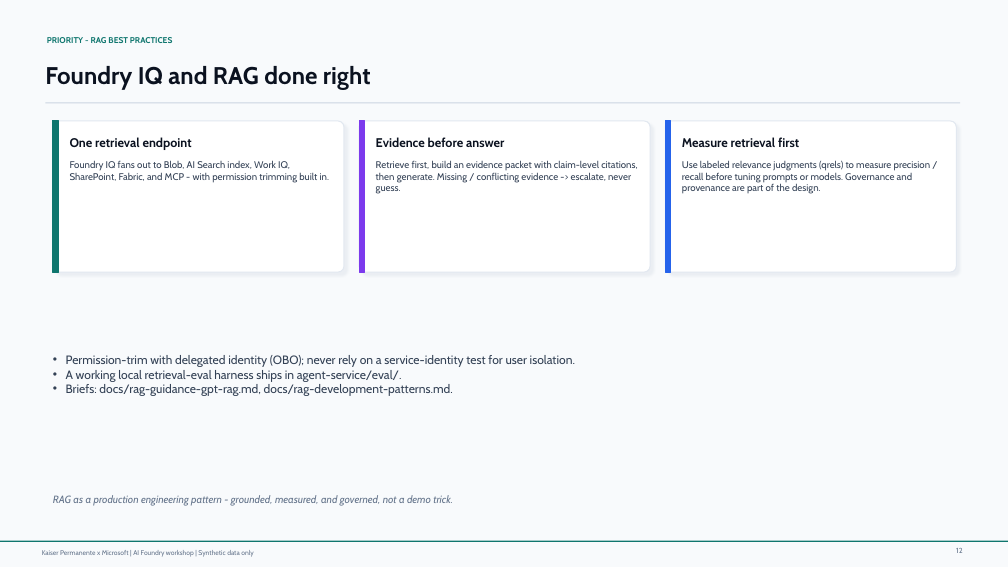
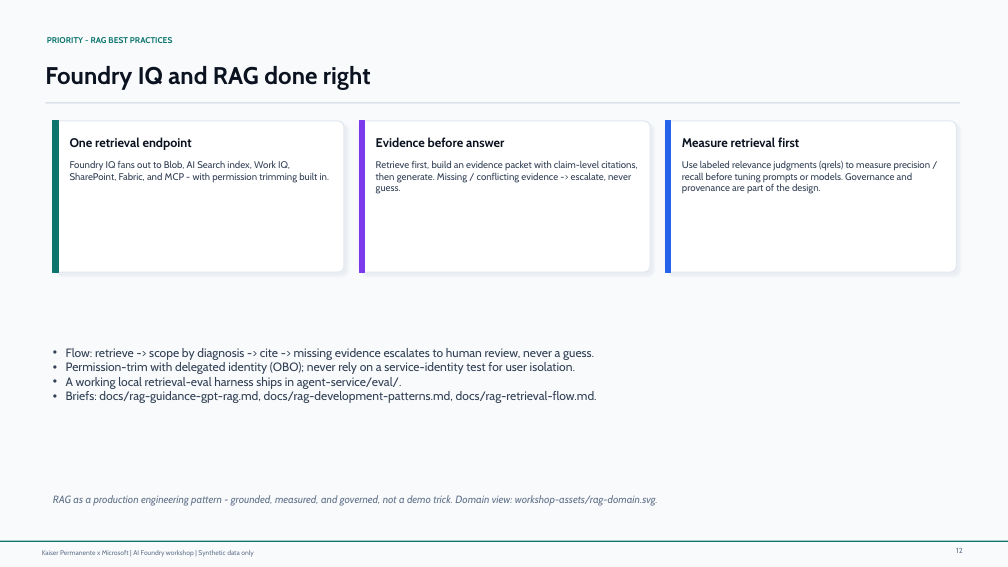
Before and after one commit to clekkas/governed-agents-workshop, a slide deck: slide 12 of workshop-assets/kaiser-consolidated-customer-deck.pptx. Drawn at 1008x567 pixels with LibreOffice and Linux fonts; fonts in the diff are those of the drawing. Boxes give left, top, right and bottom in pixels: in the first picture for what was removed or moved away, otherwise in the second. Text is boxed around its words. In the diff, an @@ line names an element or a change of style, - is before the commit and + after.

```diff
--- a/workshop-assets/kaiser-consolidated-customer-deck.pptx
+++ b/workshop-assets/kaiser-consolidated-customer-deck.pptx
@@ text at bbox=[66, 348, 594, 360]: paragraph added @@
+• Flow: retrieve -> scope by diagnosis -> cite -> missing evidence escalates to human review, never a guess.
@@ text at bbox=[66, 391, 597, 403]: text changed @@
-• Briefs: docs/rag-guidance-gpt-rag.md, docs/rag-development-patterns.md.
+• Briefs: docs/rag-guidance-gpt-rag.md, docs/rag-development-patterns.md, docs/rag-retrieval-flow.md.
@@ text at bbox=[53, 495, 658, 506]: text changed @@
-RAG as a production engineering pattern - grounded, measured, and governed, not a demo trick.
+RAG as a production engineering pattern - grounded, measured, and governed, not a demo trick. Domain view: workshop-assets/rag-domain.svg.
```
Also in this commit, not shown: 7 other files.
